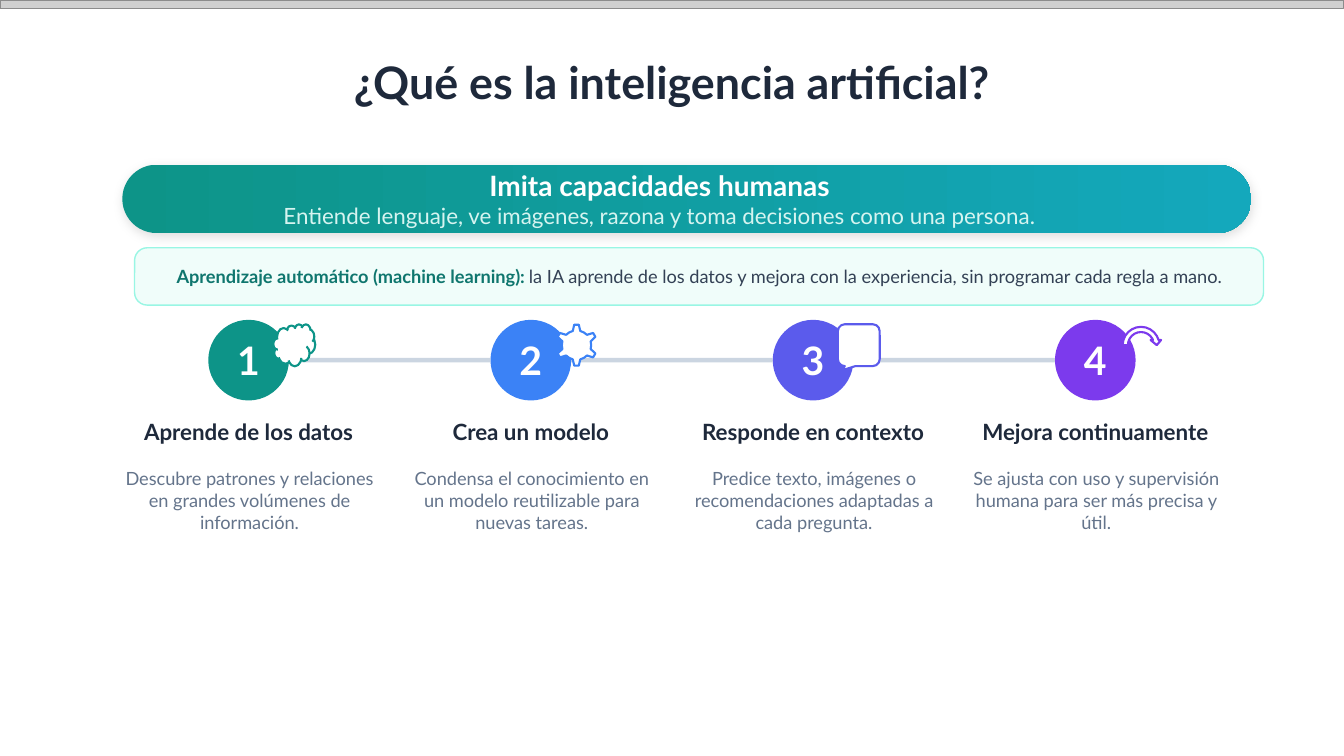
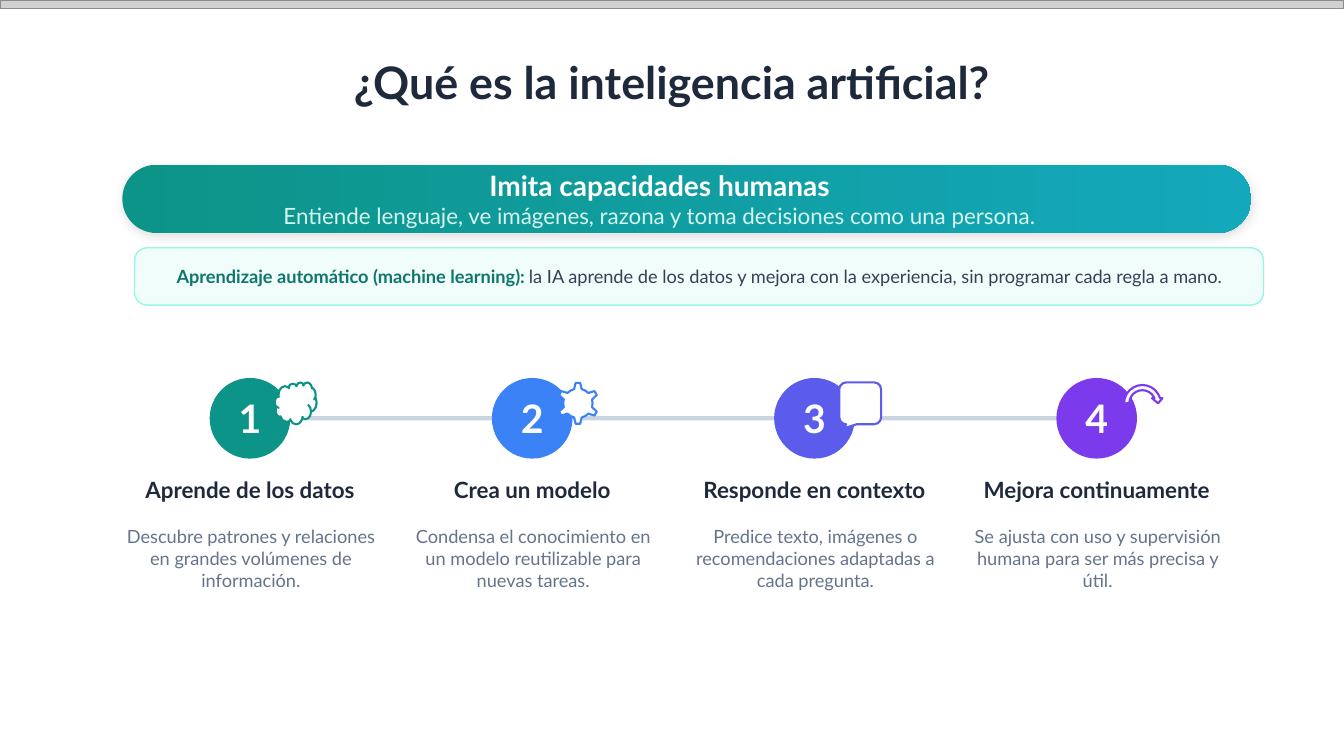
Before and after one commit to quizeth/Labs, a slide deck: slide 6 of IA y Copilot para business professionals/IA Generativa y Microsoft Copilot para profesionales.pptx. Drawn at 1344x756 pixels with LibreOffice and Linux fonts; fonts in the diff are those of the drawing; grey boxes stand for pictures. Boxes give left, top, right and bottom in pixels: in the first picture for what was removed or moved away, otherwise in the second. Text is boxed around its words. In the diff, an @@ line names an element or a change of style, - is before the commit and + after.

```diff
--- a/IA y Copilot para business professionals/IA Generativa y Microsoft Copilot para profesionales.pptx
+++ b/IA y Copilot para business professionals/IA Generativa y Microsoft Copilot para profesionales.pptx
@@ 1 cloud, 1 gear, 1 rounded speech box, 1 circular arrow: place and size @@
-1 cloud, 1 gear, 1 rounded speech box, 1 circular arrow at bbox=[273, 325, 1163, 367]
+1 cloud, 1 gear, 1 rounded speech box, 1 circular arrow at bbox=[275, 382, 1165, 424]
@@ 8 texts, 4 ellipses, 3 rectangles: place and size @@
-8 texts, 4 ellipses, 3 rectangles at bbox=[126, 320, 1220, 533]
+8 texts, 4 ellipses, 3 rectangles at bbox=[127, 378, 1221, 591]
```
Also in this commit, not shown: 1 other slide changed.
